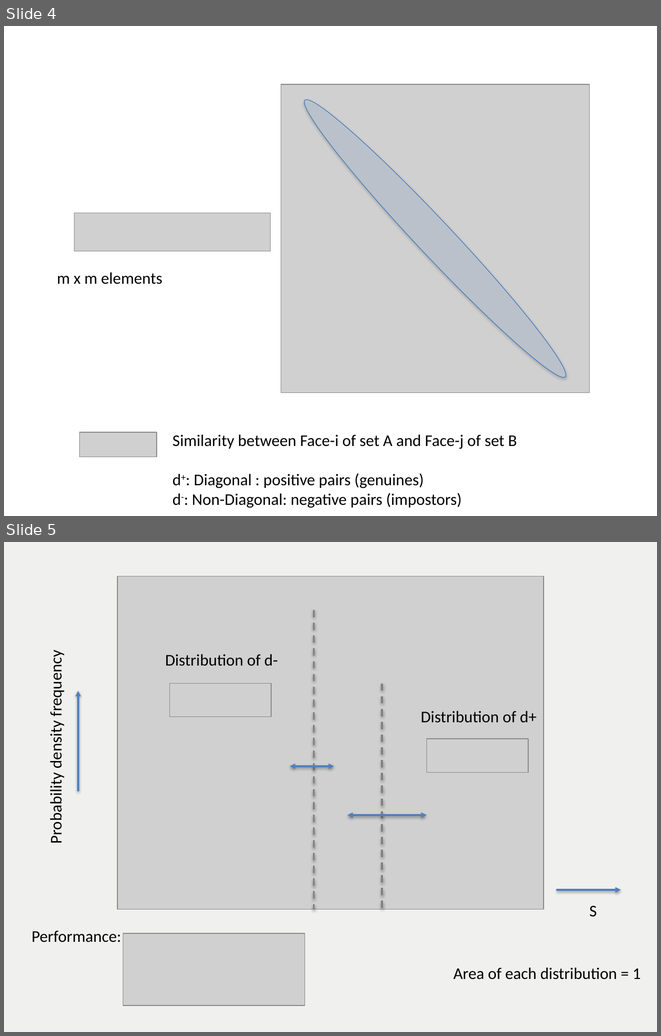
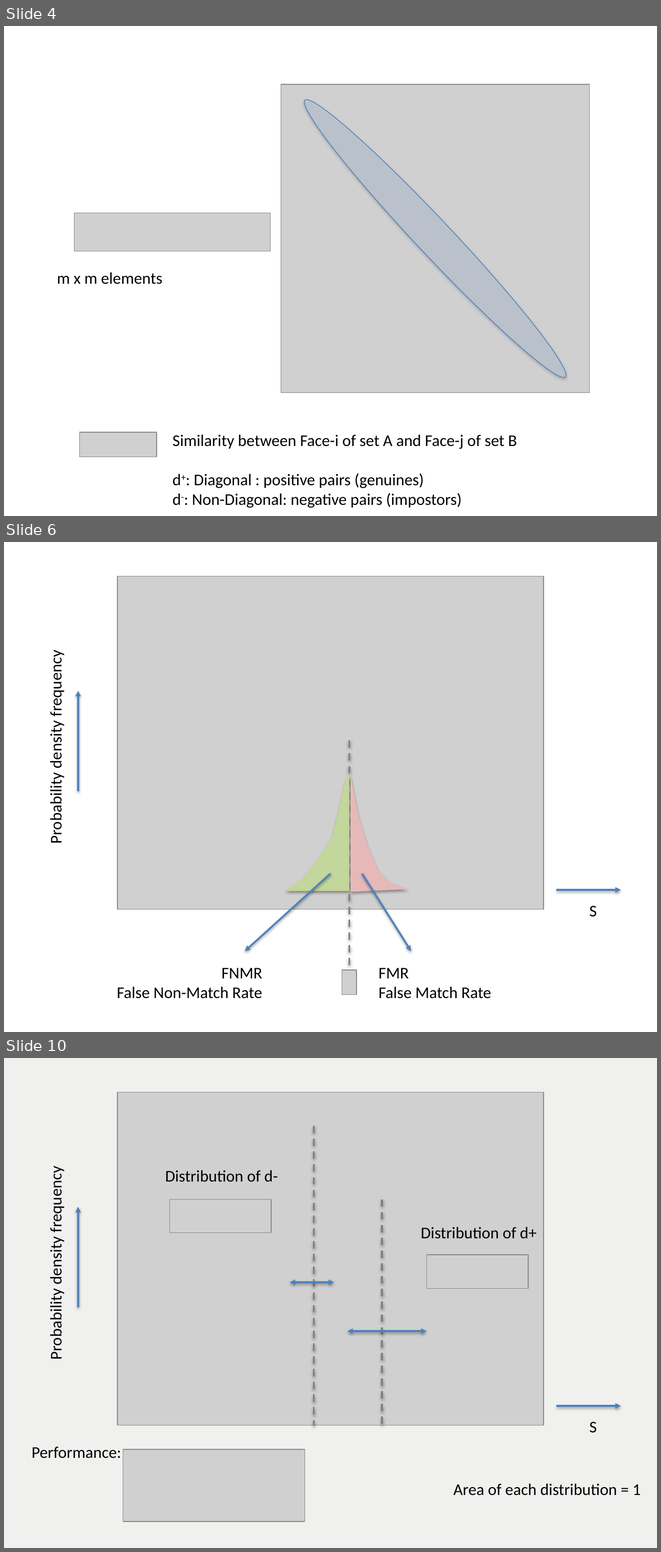
Before and after one commit to domingomery/patrones, a slide deck: clases/Cap05_Evaluacion/presentations/PAT05_Genuine_Impostor.pptx. Shown one above the other, each under a label of ours: slides 4 and 5 before the commit, slides 4, 6 and 10 after it; the slides between them are not shown. The pictures are 661x1036 and 661x1552 pixels, drawn with LibreOffice and Linux fonts; fonts in the diff are those of the drawing; grey boxes stand for pictures. Boxes give left, top, right and bottom in pixels: in the first picture for what was removed or moved away, otherwise in the second. Text is boxed around its words. In the diff, an @@ line names an element or a change of style, - is before the commit and + after.

```diff
--- a/clases/Cap05_Evaluacion/presentations/PAT05_Genuine_Impostor.pptx
+++ b/clases/Cap05_Evaluacion/presentations/PAT05_Genuine_Impostor.pptx
@@ slide 6 added at (x1=4, y1=542, x2=657, y2=1032), background #FFFFFF @@
@@ picture added at (x1=117, y1=576, x2=544, y2=910) @@
@@ text added at (x1=46, y1=656, x2=66, y2=841), 18 pt, text #000000 @@
+Probability density frequency
@@ arrow added from (78, 791) to (78, 691), #4F81BD 2 pt @@
@@ line added from (350, 741) to (350, 969), #808080 2 pt dashed @@
@@ freeform shape added at (x1=285, y1=774, x2=350, y2=891), fill #C3D69B @@
@@ freeform shape added at (x1=351, y1=775, x2=409, y2=891), fill #E6B9B8 @@
@@ arrow added from (330, 874) to (245, 951), #4F81BD 2 pt @@
@@ arrow added from (362, 874) to (411, 951), #4F81BD 2 pt @@
@@ arrow added from (556, 889) to (621, 889), #4F81BD 2 pt @@
@@ text added at (x1=589, y1=906, x2=597, y2=917), 18 pt, text #000000 @@
+S
@@ text added at (x1=117, y1=968, x2=262, y2=998), 18 pt, text #000000 @@
+FNMR
+False Non-Match Rate
@@ picture added at (x1=342, y1=970, x2=356, y2=995) @@
@@ text added at (x1=379, y1=968, x2=491, y2=998), 18 pt, text #000000 @@
+FMR
+False Match Rate
@@ what was slide 5 is now slide 10 @@
```
Also in this commit, not shown: 2 slides changed, 4 other slides added, 11 other files.
